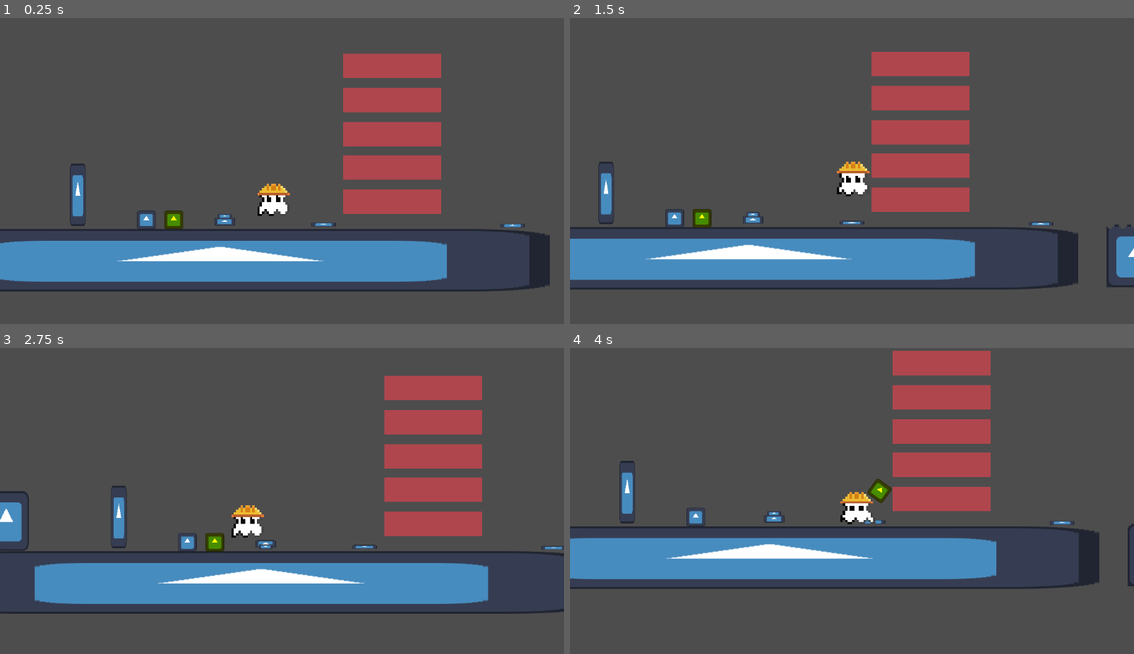
Above: before the commit, frames 1-4 (two rows, left to right).
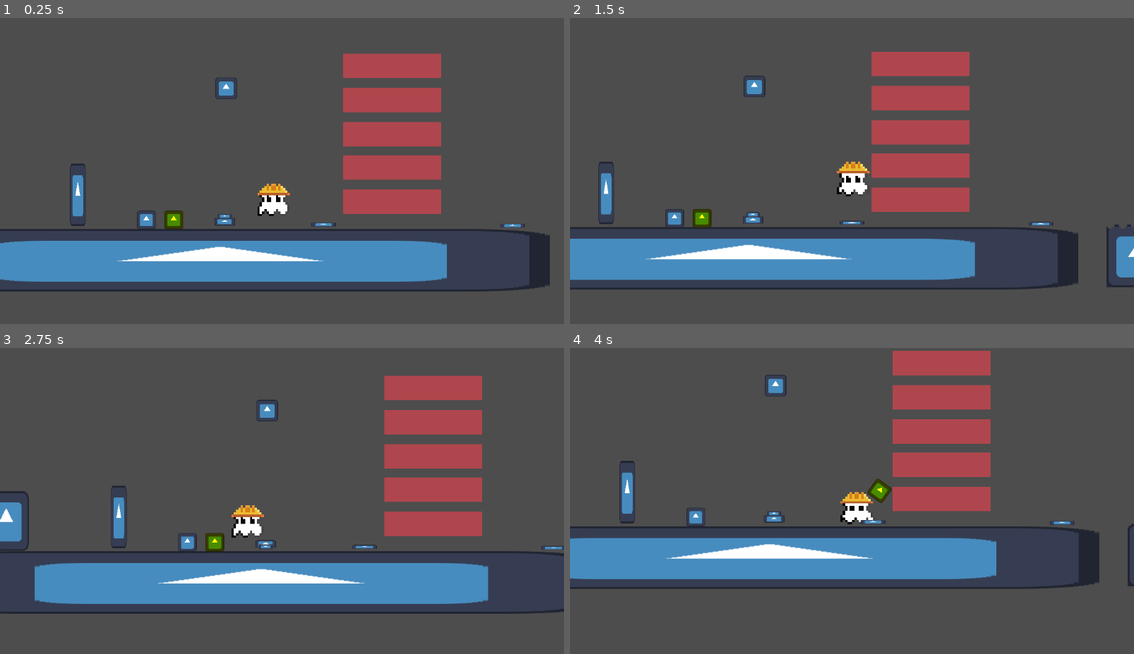
Above: after the commit, the same moments.

Repository: Monczak/warsztatyletni2025
Game: Godot game, scene res://src/Root.tscn
The game is run twice, just before and just after one commit, with the same random seed, the same clock (stepped at 60 frames per second) and the same inputs. The engine's default icon, where the game draws it, is replaced by a stand-in: a white triangle on a blue panel in a dark square.
Inputs (mouse positions are in pixels of both pictures, inside the frame that each line leads up to):
- Up to frame 1 (0.25 s): no input
- Up to frame 2 (1.5 s): move the mouse to (976, 161) at 0.52 s; hold Right (MoveRight) from 0.53 s (still down); tap Z (Interact) at 0.6, 1.35 s; click (976, 161) at 0.67 s; tap Up (Jump) at 0.77 s; move the mouse to (739, 192) at 1.27 s
- Up to frame 3 (2.75 s): tap Up (Jump) at 1.52 s; move the mouse to (338, 436) at 2.02 s; release Right (MoveRight) at 2.03 s; hold Left (MoveLeft) from 2.03 s (still down); tap Z (Interact) at 2.1 s
- Up to frame 4 (4 s): move the mouse to (823, 568) at 2.77 s; release Left (MoveLeft) at 2.78 s; hold Right (MoveRight) from 2.78 s (still down); tap Z (Interact) at 2.85, 3.6 s; click (823, 568) at 2.92 s; tap Up (Jump) at 3.02, 3.77 s; move the mouse to (1021, 553) at 3.52 s

The runs differ from the first frame. In frame 1, 0.2% of the frame differs, in the area x 38-43%, y 19-27%; in frame 2, 0.2%; in frame 3, 0.2%; in frame 4, 0.2%, in the area x 34-55%, y 8-58%.

Commit message:
Adjust z-indices, add connection gizmos to Button and Key

Diff:
--- a/src/Level.tscn
+++ b/src/Level.tscn
@@ -96,7 +96,7 @@
 DestinationDelta = Vector2(100, 0)
 
 [node name="PeriodicTimer" parent="." instance=ExtResource("7_8ss7w")]
-position = Vector2(-115, 41)
+position = Vector2(-160, -133)
 cycle_time = 5.0
 connections = Array[ExtResource("8_gbsuk")]([SubResource("Resource_ycknl"), SubResource("Resource_p0ssg"), SubResource("Resource_cebjb"), SubResource("Resource_hnlk2"), SubResource("Resource_7evgf")])
 initial_behavior = 3
--- a/src/materials/GooShader.tres
+++ b/src/materials/GooShader.tres
@@ -116,7 +116,7 @@
 
 
 // FloatConstant:23
-	float n_out23p0 = 3.141593;
+	float n_out23p0 = 3.141590;
 
 
 // FloatOp:22
@@ -212,7 +212,6 @@
 
 }
 "
-graph_offset = Vector2(-1153.03, -202.258)
 mode = 1
 flags/light_only = false
 nodes/fragment/0/position = Vector2(1740, 140)
--- a/src/objects/Box.gd
+++ b/src/objects/Box.gd
@@ -3,10 +3,10 @@
 
 
 func on_interaction():
-    super.on_interaction()
-    print("On Interaction!")
+	super.on_interaction()
+	print("On Interaction!")
 
 
 func off_interaction():
-    super.off_interaction()
-    print("Off Interaction!")
+	super.off_interaction()
+	print("Off Interaction!")
--- a/src/objects/Box.tscn
+++ b/src/objects/Box.tscn
@@ -7,6 +7,7 @@
 size = Vector2(38, 38)
 
 [node name="Box" type="RigidBody2D"]
+z_index = 5
 collision_layer = 4
 collision_mask = 7
 script = ExtResource("1_ht6cj")
--- a/src/objects/Button.gd
+++ b/src/objects/Button.gd
@@ -1,4 +1,5 @@
 extends StaticBody2D
+class_name ButtonObj
 
 @export var button_force: float = 100.0
 @export var press_threshold: float = 10
--- a/src/objects/Exit.gd
+++ b/src/objects/Exit.gd
@@ -4,9 +4,9 @@
 
 
 func _ready() -> void:
-    trigger_area.body_entered.connect(_on_trigger_area_entered)
+	trigger_area.body_entered.connect(_on_trigger_area_entered)
 
 
 func _on_trigger_area_entered(body: Node2D) -> void:
-    if body is Player:
-        Game.handle_victory()
+	if body is Player:
+		Game.handle_victory()
--- a/src/objects/Exit.tscn
+++ b/src/objects/Exit.tscn
@@ -7,6 +7,7 @@
 size = Vector2(92, 124)
 
 [node name="Exit" type="Node2D"]
+z_index = -5
 script = ExtResource("1_nn2ma")
 
 [node name="Sprite2D" type="Sprite2D" parent="."]
--- a/src/objects/Gate.tscn
+++ b/src/objects/Gate.tscn
@@ -7,6 +7,7 @@
 size = Vector2(32, 128)
 
 [node name="Gate" type="AnimatableBody2D"]
+z_index = 5
 collision_layer = 2
 collision_mask = 7
 script = ExtResource("1_8dnqo")
--- a/src/objects/Goo.tscn
+++ b/src/objects/Goo.tscn
@@ -8,6 +8,7 @@
 size = Vector2(128, 128)
 
 [node name="Goo" type="Node2D"]
+z_index = 8
 script = ExtResource("1_gmimu")
 
 [node name="Sprite2D" type="Sprite2D" parent="."]
--- a/src/objects/JumpPad.gd
+++ b/src/objects/JumpPad.gd
@@ -7,12 +7,12 @@
 
 # Called when the node enters the scene tree for the first time.
 func _ready() -> void:
-    trigger_area.body_entered.connect(_on_trigger_area_entered)
+	trigger_area.body_entered.connect(_on_trigger_area_entered)
 
 
 func _on_trigger_area_entered(body: Node2D) -> void:
-    var local_down = Vector2.DOWN.rotated(rotation)
-    if body is Player:
-        body.apply_impulse_velocity(local_down * jump_velocity)
-    elif body is PlayerInteractable:
-        body.fix_position(body.global_position, local_down * jump_velocity, true)
+	var local_down = Vector2.DOWN.rotated(rotation)
+	if body is Player:
+		body.apply_impulse_velocity(local_down * jump_velocity)
+	elif body is PlayerInteractable:
+		body.fix_position(body.global_position, local_down * jump_velocity, true)
--- a/src/objects/JumpPad.tscn
+++ b/src/objects/JumpPad.tscn
@@ -7,6 +7,7 @@
 size = Vector2(50, 13)
 
 [node name="JumpPad" type="Node2D"]
+z_index = 5
 script = ExtResource("1_yal5c")
 
 [node name="Sprite2D" type="Sprite2D" parent="."]
--- a/src/objects/Key.gd
+++ b/src/objects/Key.gd
@@ -1,23 +1,24 @@
 extends PlayerInteractable
+class_name KeyObj
 
 
 @export var interactions: Array[Interaction]
 
 
 func _ready() -> void:
-    body_entered.connect(_on_body_entered)
+	body_entered.connect(_on_body_entered)
 
 
 func _on_body_entered(body: Node2D) -> void:
-    if body is not ObjectInteractable:
-        return
+	if body is not ObjectInteractable:
+		return
 
-    for interaction in interactions:
-        var interactable_obj: ObjectInteractable = get_node(interaction.interactable)
-        if body == interactable_obj:
-            match interaction.mode:
-                Interaction.InteractionMode.SetOn:
-                    interactable_obj.OnInteraction()
-                Interaction.InteractionMode.SetOff:
-                    interactable_obj.OffInteraction()
-            return
+	for interaction in interactions:
+		var interactable_obj: ObjectInteractable = get_node(interaction.interactable)
+		if body == interactable_obj:
+			match interaction.mode:
+				Interaction.InteractionMode.SetOn:
+					interactable_obj.OnInteraction()
+				Interaction.InteractionMode.SetOff:
+					interactable_obj.OffInteraction()
+			return
--- a/src/objects/Key.tscn
+++ b/src/objects/Key.tscn
@@ -7,6 +7,7 @@
 size = Vector2(38, 38)
 
 [node name="Key" type="RigidBody2D"]
+z_index = 5
 collision_layer = 4
 collision_mask = 7
 can_sleep = false
--- a/src/objects/PeriodicTimer.gd
+++ b/src/objects/PeriodicTimer.gd
@@ -23,6 +23,9 @@
 @export var initial_behavior := TimerBehavior.Start
 @export var toggle_reset_mode := ToggleResetMode.ForceOff
 
+@onready var sprite: Sprite2D = $Sprite2D
+
+var _frame_count = 8
 
 var _scheduled_behavior = null
 
@@ -97,9 +100,10 @@
 			if _time >= connection.phase_shift * cycle_time:
 				_handle_connection(connection)
 
-
 		if _time > cycle_time and loop:
 			_start_cycle()
+
+	sprite.frame = int(floor(inverse_lerp(0, _frame_count - 0.01, _time / cycle_time)))
 
 	if _scheduled_behavior != null:
 		_do_behavior(_scheduled_behavior)
--- a/src/objects/PeriodicTimer.tscn
+++ b/src/objects/PeriodicTimer.tscn
@@ -1,7 +1,12 @@
-[gd_scene load_steps=2 format=3 uid="uid://ccmq77qe4la"]
+[gd_scene load_steps=3 format=3 uid="uid://ccmq77qe4la"]
 
 [ext_resource type="Script" path="res://src/objects/PeriodicTimer.gd" id="1_51fg0"]
+[ext_resource type="Texture2D" uid="uid://cabwwfn2u5qlb" path="res://icon.svg" id="2_1hakx"]
 
 [node name="PeriodicTimer" type="Node2D"]
 script = ExtResource("1_51fg0")
 cycle_time = 1.0
+
+[node name="Sprite2D" type="Sprite2D" parent="."]
+scale = Vector2(0.34375, 0.34375)
+texture = ExtResource("2_1hakx")
--- a/src/sosivo/prefabs/MovingPlatform.tscn
+++ b/src/sosivo/prefabs/MovingPlatform.tscn
@@ -7,6 +7,7 @@
 size = Vector2(200, 50)
 
 [node name="MovingPlatform" type="AnimatableBody2D"]
+z_index = 5
 position = Vector2(243, -49)
 collision_layer = 2
 collision_mask = 7
Not shown, changed: addons/moving_objects_preditctor/MovingObjectsPreditctor.gd
